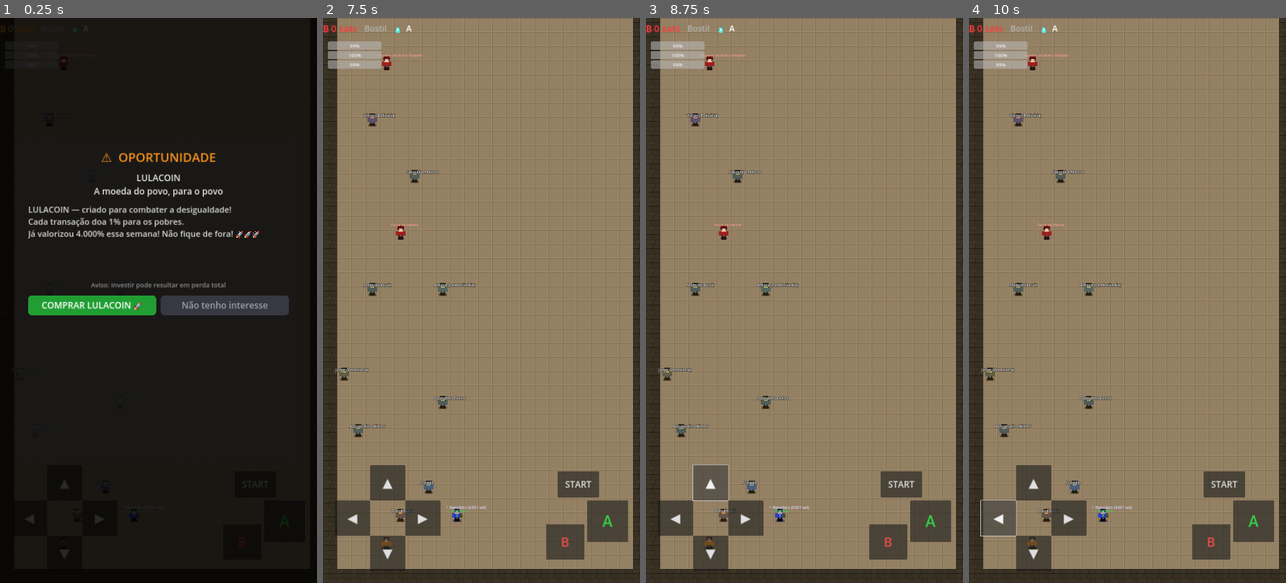
Above: before the commit, frames 1-4 (left to right).
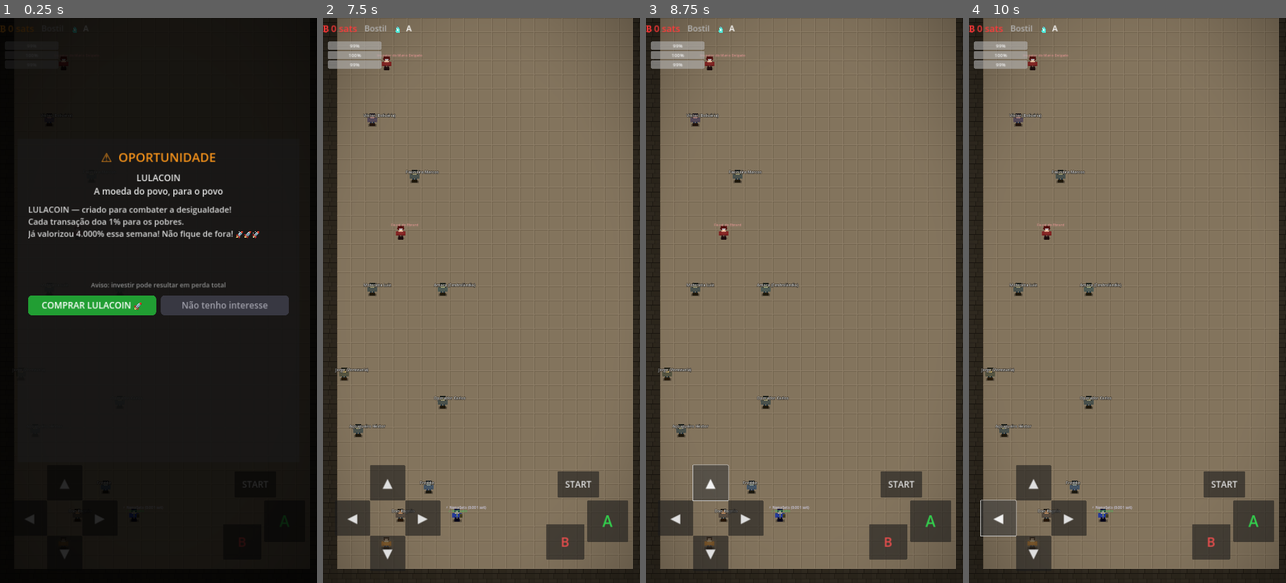
Above: after the commit, the same moments.

Repository: Unknown-brazilian/borderless-freedom-rpg
Game: Godot game, scene res://scenes/world/d6_saltillo.tscn
Same seed, same stepped clock (60 frames per second), same inputs: the game is played once before the commit and once after it. This scene is started directly instead of the project's main scene.
Inputs:
- Up to frame 1 (0.25 s): no input
- Up to frame 2 (7.5 s): click "START" at 0.5 s; click "START" at 1.25 s; click "▲" at 2 s; click "▼" at 2.75 s; click "◀" at 3.5 s; click "▶" at 4.25 s; click "A" at 5 s; click "B" at 5.75 s; click "COMPRAR LULACOIN 🚀" at 6.5 s; click "Entendi. Vou trabalhar." at 7.25 s
- Up to frame 3 (8.75 s): click "▲" at 8 s
- Up to frame 4 (10 s): click "▼" at 8.75 s; click "◀" at 9.5 s

The runs differ from the first frame. In frame 2, 7.4% of the frame differs, in the area x 4-98%, y 0-98%; in frame 3, 7.4%; in frame 4, 7.3%.

Commit message:
feat: post-process de gameplay (color grade + vinheta + bloom por dungeon)
- world_post.gdshader: lê o framebuffer do mundo e aplica color grade, contraste,
  saturação, vinheta e bloom (destaca o laranja do Bitcoin/sprites). Usa
  textureSize() em vez de SCREEN_PIXEL_SIZE (este não existe no GL Compatibility).
- world_map_base._setup_post_fx(): CanvasLayer(layer 1) acima do mundo e abaixo da
  HUD, então só o mundo é graded (UI/texto ficam nítidos). Uniforms derivados do
  tema de cada dungeon: tom da região + interiores/detenções mais dessaturados e
  com vinheta mais forte.

Confirmado rodando no GL Compatibility / Intel HD 520: deserto quente, detenção
fria/dessaturada, campo com vinheta.

Co-Authored-By: Claude Opus 4.8 (1M context) <noreply@anthropic.com>

Diff:
--- /dev/null
+++ b/assets/shaders/world_post.gdshader
@@ -0,0 +1,51 @@
+// world_post.gdshader — post-process do gameplay (color grade + vinheta + bloom).
+// Lê o framebuffer já desenhado (mundo) e regrada. Aplicar num ColorRect full-rect
+// numa CanvasLayer ACIMA do mundo e ABAIXO da HUD.
+shader_type canvas_item;
+
+uniform sampler2D screen_tex : hint_screen_texture, filter_linear;
+uniform vec3  grade_tint = vec3(1.0, 1.0, 1.0);
+uniform float saturation = 1.0;
+uniform float contrast   = 1.05;
+uniform float brightness = 1.0;
+uniform float vignette_strength = 0.4;
+uniform float bloom_strength    = 0.5;
+uniform float bloom_threshold   = 0.72;
+
+vec3 sample_bloom(vec2 uv) {
+	// SCREEN_PIXEL_SIZE não existe no GL Compatibility; derivamos do tamanho da textura.
+	vec2 px = (1.0 / vec2(textureSize(screen_tex, 0))) * 2.0;
+	vec3 sum = vec3(0.0);
+	for (int x = -2; x <= 2; x++) {
+		for (int y = -2; y <= 2; y++) {
+			vec3 c = texture(screen_tex, uv + vec2(float(x), float(y)) * px).rgb;
+			float b = max(max(c.r, c.g), c.b);
+			sum += c * smoothstep(bloom_threshold, 1.0, b);
+		}
+	}
+	return sum / 25.0;
+}
+
+void fragment() {
+	vec3 col = texture(screen_tex, SCREEN_UV).rgb;
+
+	// Bloom (brilho nas áreas claras — destaca o laranja do Bitcoin e sprites).
+	col += sample_bloom(SCREEN_UV) * bloom_strength;
+
+	// Brilho / contraste.
+	col = (col - 0.5) * contrast + 0.5;
+	col *= brightness;
+
+	// Tinta de clima (warm/cold por dungeon).
+	col *= grade_tint;
+
+	// Saturação.
+	float l = dot(col, vec3(0.299, 0.587, 0.114));
+	col = mix(vec3(l), col, saturation);
+
+	// Vinheta.
+	float vig = smoothstep(1.0, 0.4, distance(SCREEN_UV, vec2(0.5)));
+	col *= mix(1.0 - vignette_strength, 1.0, vig);
+
+	COLOR = vec4(clamp(col, 0.0, 1.0), 1.0);
+}
--- a/scripts/world/world_map_base.gd
+++ b/scripts/world/world_map_base.gd
@@ -40,6 +40,7 @@
 
 	_setup_theme()
 	_paint_ground()
+	_setup_post_fx()
 	AudioManager.set_overworld_music(_music_track, _music_pitch)
 
 	_player.position = Vector2(
@@ -65,6 +66,28 @@
 	if is_instance_valid(_player):
 		_camera.position = _camera.position.lerp(_player.position, delta * 6.0)
 	_check_exit()
+
+# ─── Post-process (color grade + vinheta + bloom por dungeon) ─────────────────
+func _setup_post_fx() -> void:
+	var layer := CanvasLayer.new()
+	layer.layer = 1   # acima do mundo (layer 0), abaixo da HUD (layer 2)
+	add_child(layer)
+	var rect := ColorRect.new()
+	rect.set_anchors_preset(Control.PRESET_FULL_RECT)
+	rect.mouse_filter = Control.MOUSE_FILTER_IGNORE
+	var mat := ShaderMaterial.new()
+	mat.shader = load("res://assets/shaders/world_post.gdshader")
+	# Grade derivado do tema da dungeon: tom da região (suavizado),
+	# interiores/detenções mais dessaturados e com vinheta mais forte.
+	var tint := _ground_tint.lerp(Color.WHITE, 0.5)
+	mat.set_shader_parameter("grade_tint", Vector3(tint.r, tint.g, tint.b))
+	mat.set_shader_parameter("saturation", 0.75 if _no_path else 1.12)
+	mat.set_shader_parameter("contrast", 1.06)
+	mat.set_shader_parameter("brightness", 1.0)
+	mat.set_shader_parameter("vignette_strength", 0.5 if _no_path else 0.38)
+	mat.set_shader_parameter("bloom_strength", 0.45)
+	rect.material = mat
+	layer.add_child(rect)
 
 # ─── Terreno ──────────────────────────────────────────────────────────────────
 
